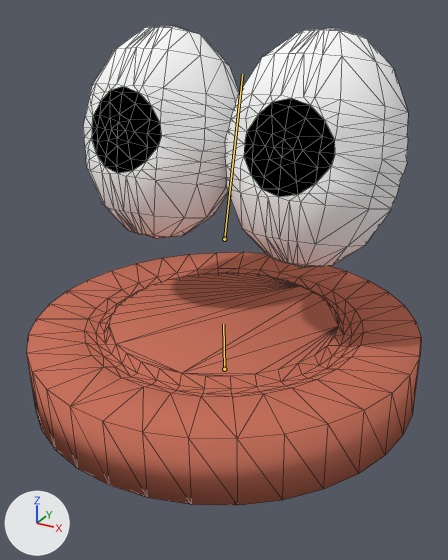
Two versions of the Blender file Assets/Models/player_actions.blend, one commit apart.
One viewpoint serves both versions: a camera (50 mm lens) standing at (2.09, -3.8, 2.7) and looking at (0.06, -0.12, 0.86). The axes (+X, +Y, +Z) are drawn at lower left. The lights are the same throughout. Both versions are drawn at frame 10 of the action 'Celebrate'; the numbers are the values there. The bones that bend it are drawn over the model as lines. Mesh edges are drawn as thin lines.

Objects in the first picture: 'Base', 'Eyes'.
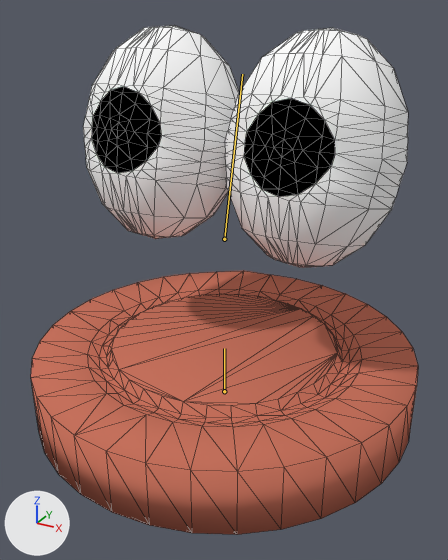
Boxes [x1, y1, x2, y2] around the edits, measured in the pictures (448 x 560 px):
'Base', posed
    before: [27, 252, 421, 505]
    after: [31, 271, 418, 535]
bone 'B_Base', root to tip
    before: (224, 369) to (223, 324)
    after: (224, 391) to (224, 348)

Patch to the scene script:
```diff
--- a/Assets/Models/player_actions.blend.py
+++ b/Assets/Models/player_actions.blend.py
@@ bone_b_base @@
 bone_b_base = bpy.data.objects['Armature'].pose.bones['B_Base']
-bone_b_base.location = (0.0, 0.218, 0.0)
-bone_b_base.rotation_quaternion = (1.0, 0.0, 0.0, 0.008)  # degrees (0, 0, 1)
+bone_b_base.location = (0.0, 0.0, 0.0)
+bone_b_base.rotation_quaternion = (1.0, 0.0, 0.0, 0.0)  # degrees (0, 0, 0)
```
